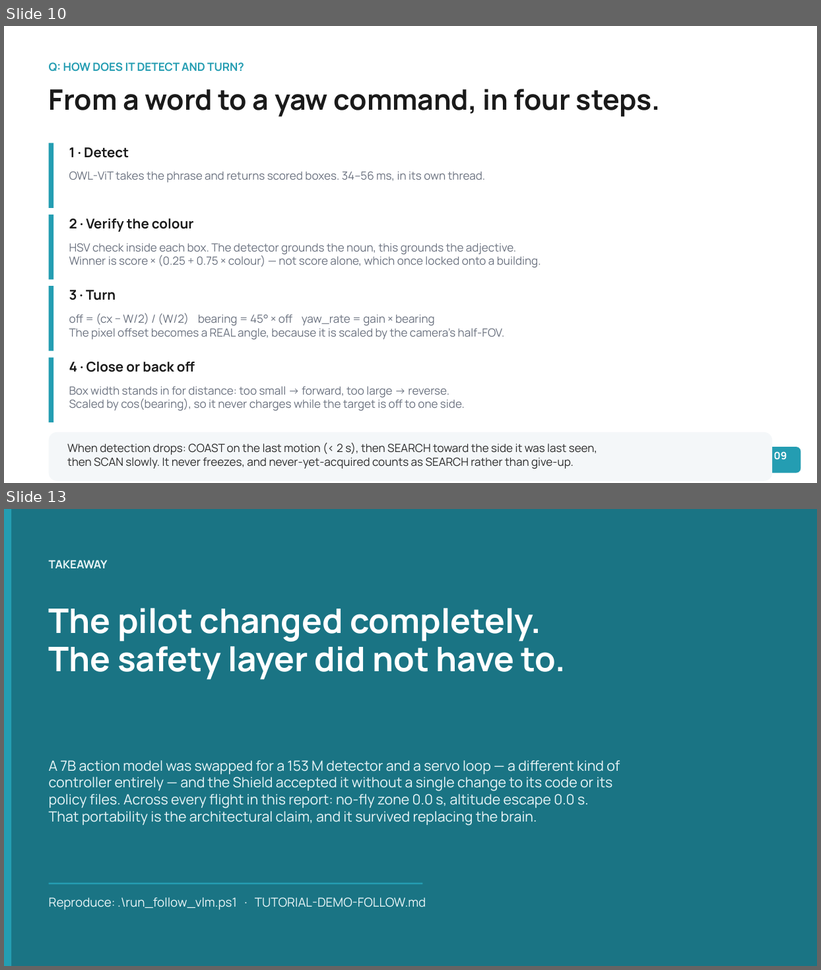
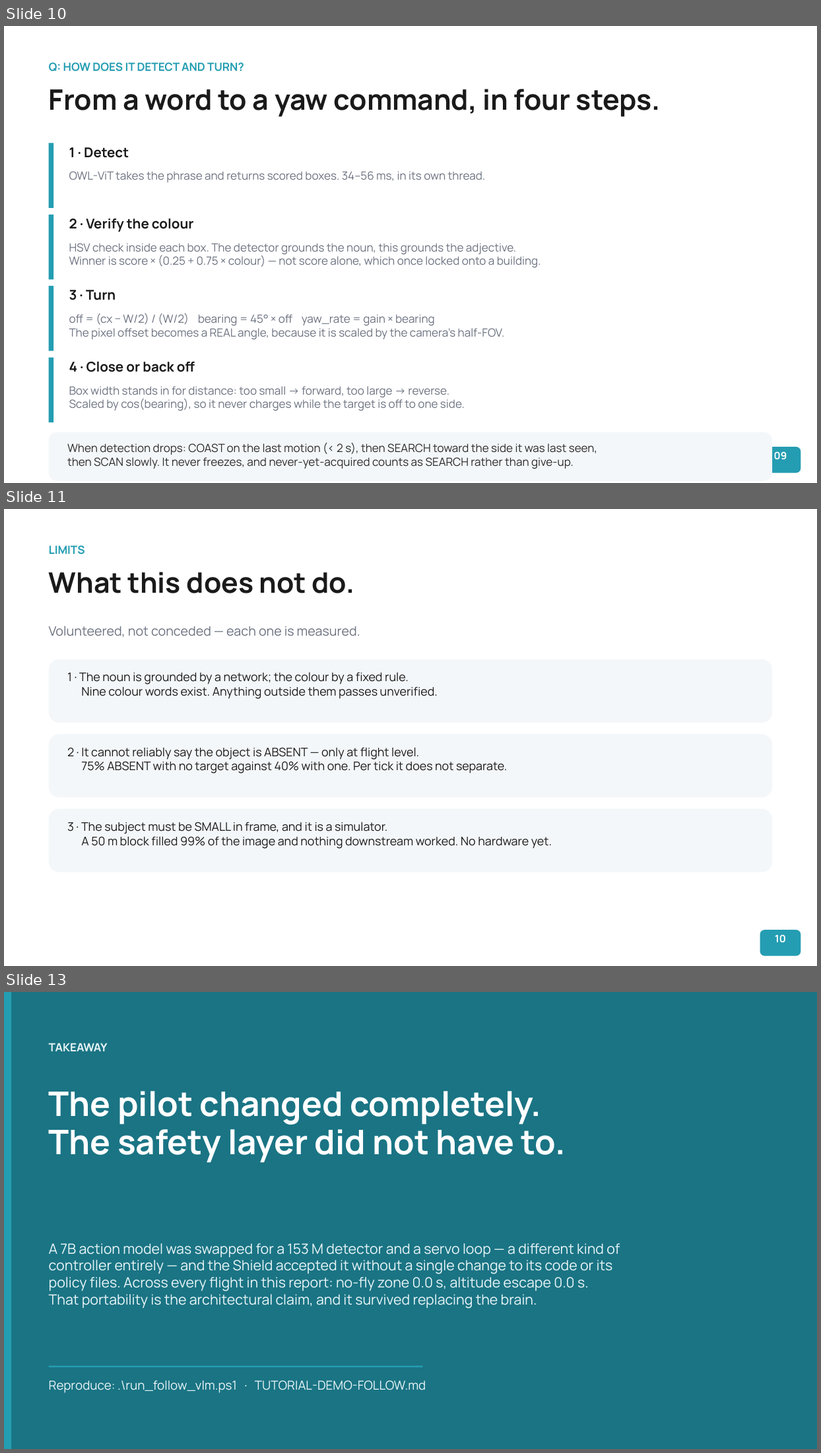
Before and after one commit to Nathanael1721/vla-uav-guardrail, a slide deck: contrib/ntut-vla/docs/VLA-Guardrail-Follow-Aug2026.pptx. Shown one above the other, each under a label of ours: slides 10 and 13 before the commit, slides 10, 11 and 13 after it; the slides between them are not shown. The pictures are 821x970 and 821x1453 pixels, drawn with LibreOffice and Linux fonts; fonts in the diff are those of the drawing. Boxes give left, top, right and bottom in pixels: in the first picture for what was removed or moved away, otherwise in the second. Text is boxed around its words. In the diff, an @@ line names an element or a change of style, - is before the commit and + after.

Commit message:
contrib(ntut-vla): rebuild the deck on measured numbers, and one tutorial that works
The last two deliverables, now that every open task is closed.

DECK. Slides 6, 7, 8, 11 and 12 rebuilt from the re-flown set. The results table
carries five arms instead of three - tracking, its replicate, the three-distractor
discrimination run, the wrong-colour control and the no-fly zone - and every
figure is traceable to a metrics.json.

The proof slide is much stronger than it was: the control moved from "a blue car"
to "a red car" because this map's asphalt reads blue above the saturation floor,
which gave a blue query a background-coloured escape hatch. On red the system does
not follow badly, it FAILS TO ACQUIRE - detector hit rate 99.3% -> 22.1%.

The safety slide now leads with the defect we found in our own guardrail rather
than only with what it prevented. NaN loses every comparison, so an action
carrying one raised zero violations and reached the autopilot byte-identical; the
speed clamp then manufactured more of it, because inf * 0 is NaN. A safety layer
that fails OPEN is worse than none, and a coverage suite found it where no flight
could have.

Limits slide reworded to the three that are actually measured, including the
honest one about absence: 75% ABSENT with no target against 40% with one
separates at flight level and not per tick.

TUTORIAL. Seven overlapping TUTORIAL-*.md files were a maze, and several carried
commands and tags that no longer exist. TUTORIAL.md is now the single verified
guide - one command to run everything, then how to run one flight by hand, how to
change what it follows, how to check it without a simulator, how to read the
output, and what to say when someone asks how it works. The old files are kept as
history with a SUPERSEDED banner rather than deleted.

run_follow_vlm.ps1 matches it: three demos instead of two (the three-distractor
discrimination run is new and is the strongest single result), tags renamed to
demo_*, --traffic wired through, durations and the summary table updated, and the
header's stale measurements replaced.

Two things the tutorial states plainly because both cost real time to rediscover:
PowerShell not Git Bash, because bash rewrites the /Game/... map argument; and
--want-width is coupled to --cruise-alt, which is what made a gap-fence flight
look like a controller failure for two rounds of wrong diagnosis.

Deck: 13 slides. All 38 tracked tasks closed.

```diff
--- a/contrib/ntut-vla/docs/VLA-Guardrail-Follow-Aug2026.pptx
+++ b/contrib/ntut-vla/docs/VLA-Guardrail-Follow-Aug2026.pptx
@@ slide 11 added at [4, 509, 817, 966], background #FFFFFF @@
@@ text added at [49, 545, 85, 555], 10 pt, text #249DB2, bold @@
+LIMITS
@@ text added at [49, 572, 355, 593], 25 pt, text #1A1A1A, bold @@
+What this does not do.
@@ text added at [49, 626, 360, 637], 11.5 pt, text #6B7280 @@
+Volunteered, not conceded — each one is measured.
@@ rounded rectangle added at [49, 659, 772, 723], fill #F4F7F9 @@
@@ text added at [67, 673, 438, 699], 10.5 pt, text #1A1A1A @@
+1 · The noun is grounded by a network; the colour by a fixed rule.
+Nine colour words exist. Anything outside them passes unverified.
@@ rounded rectangle added at [49, 734, 772, 797], fill #F4F7F9 @@
@@ text added at [67, 747, 507, 774], 10.5 pt, text #1A1A1A @@
+2 · It cannot reliably say the object is ABSENT — only at flight level.
+75% ABSENT with no target against 40% with one. Per tick it does not separate.
@@ rounded rectangle added at [49, 809, 772, 873], fill #F4F7F9 @@
@@ text added at [67, 822, 552, 849], 10.5 pt, text #1A1A1A @@
+3 · The subject must be SMALL in frame, and it is a simulator.
+A 50 m block filled 99% of the image and nothing downstream worked. No hardware yet.
@@ rounded rectangle added at [760, 930, 801, 956], fill #249DB2 @@
@@ text added at [775, 935, 786, 943], 9 pt, text #FFFFFF, bold @@
+10
```
Also in this commit, not shown: 9 slides changed, 1 other slide added, 2 slides removed, 7 other files.
